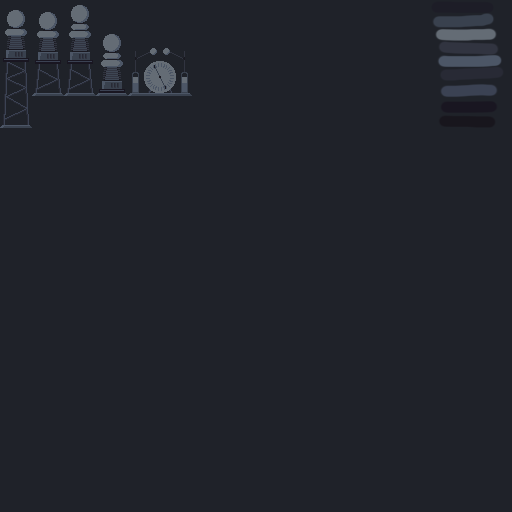
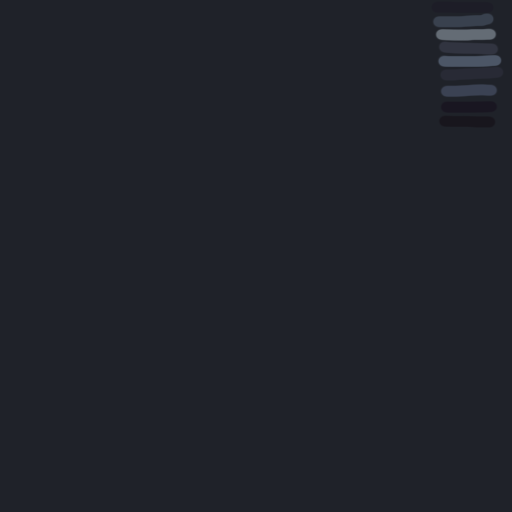
Revision of a layered 512x512 image; what changed, layer by layer:
removed layer "Layer 6" over [128, 48, 192, 96]
removed layer "Layer 5" over [64, 5, 96, 96]
removed layer "Layer 4" over [96, 34, 128, 96]
removed layer "Layer 1 copy" over [0, 10, 32, 128]
removed layer "Layer 1" over [32, 12, 64, 96]
